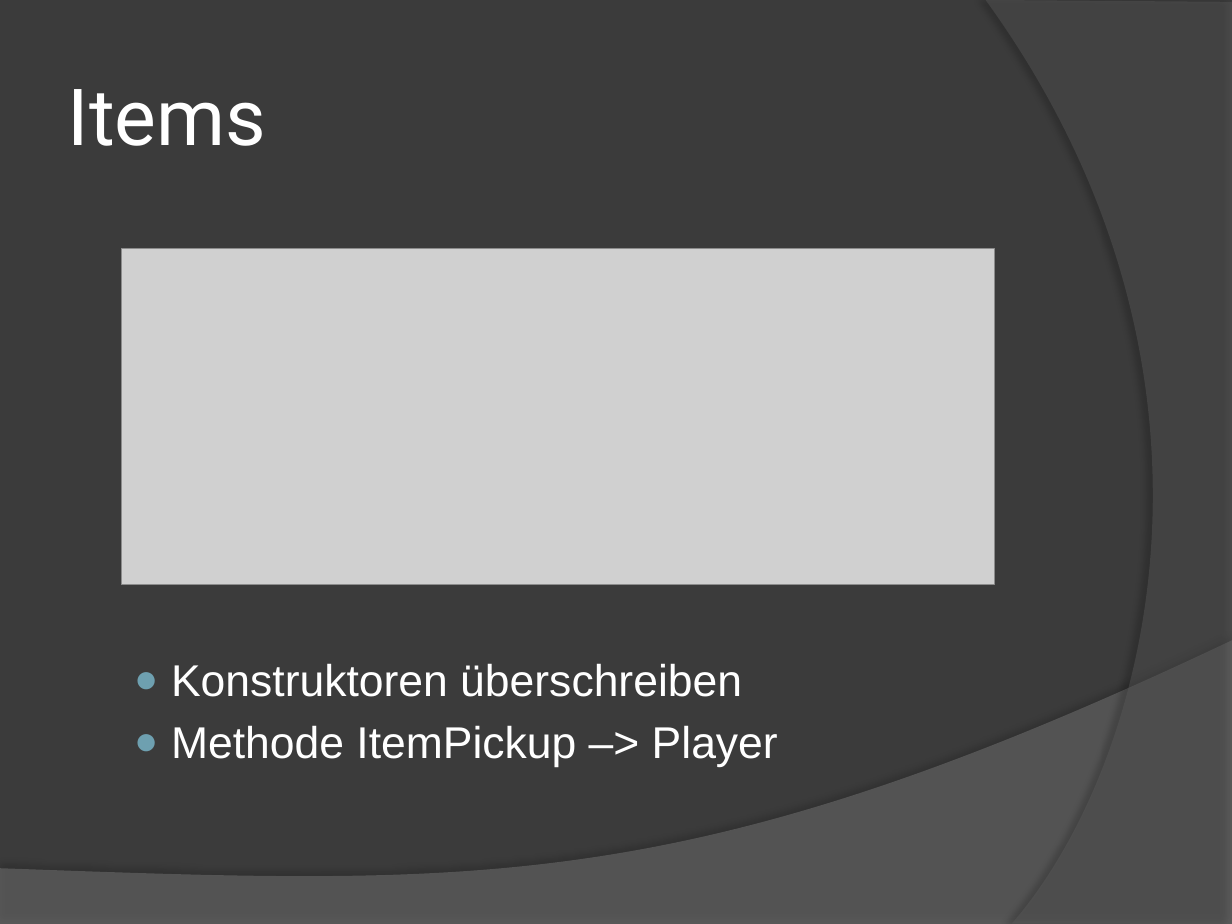
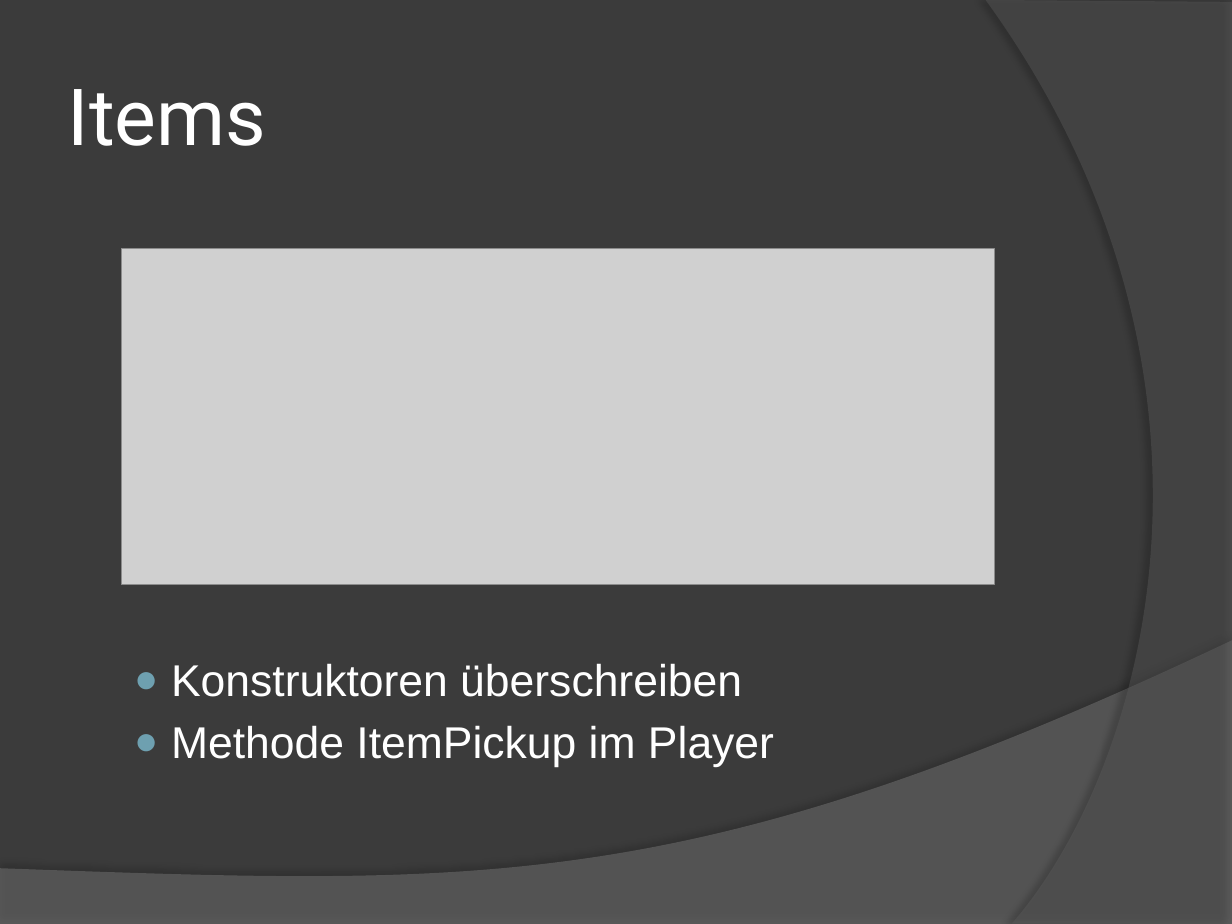
Before and after one commit to LukeSkywalker44/Jump_Run, a slide deck: slide 9 of Präsentation/Jump And Run.pptx. Drawn at 1232x924 pixels with LibreOffice and Linux fonts; fonts in the diff are those of the drawing; grey boxes stand for pictures. Boxes give left, top, right and bottom in pixels: in the first picture for what was removed or moved away, otherwise in the second. Text is boxed around its words. In the diff, an @@ line names an element or a change of style, - is before the commit and + after.

```diff
--- a/Präsentation/Jump And Run.pptx
+++ b/Präsentation/Jump And Run.pptx
@@ text at <box>171,725,774,767</box>: text changed @@
-  ● Methode ItemPickup –> Player
+  ● Methode ItemPickup im Player
```
Also in this commit, not shown: 4 other slides changed.
